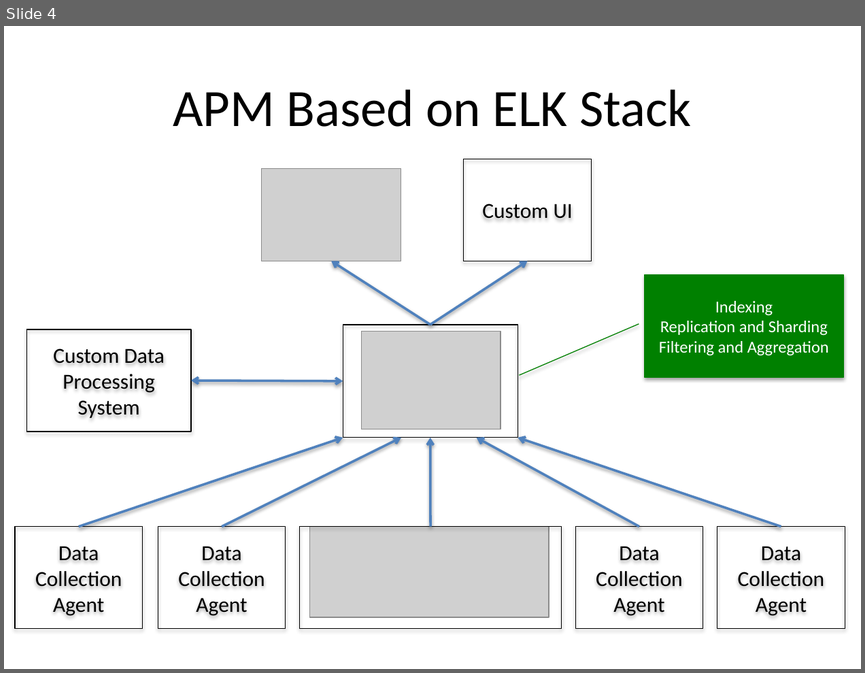
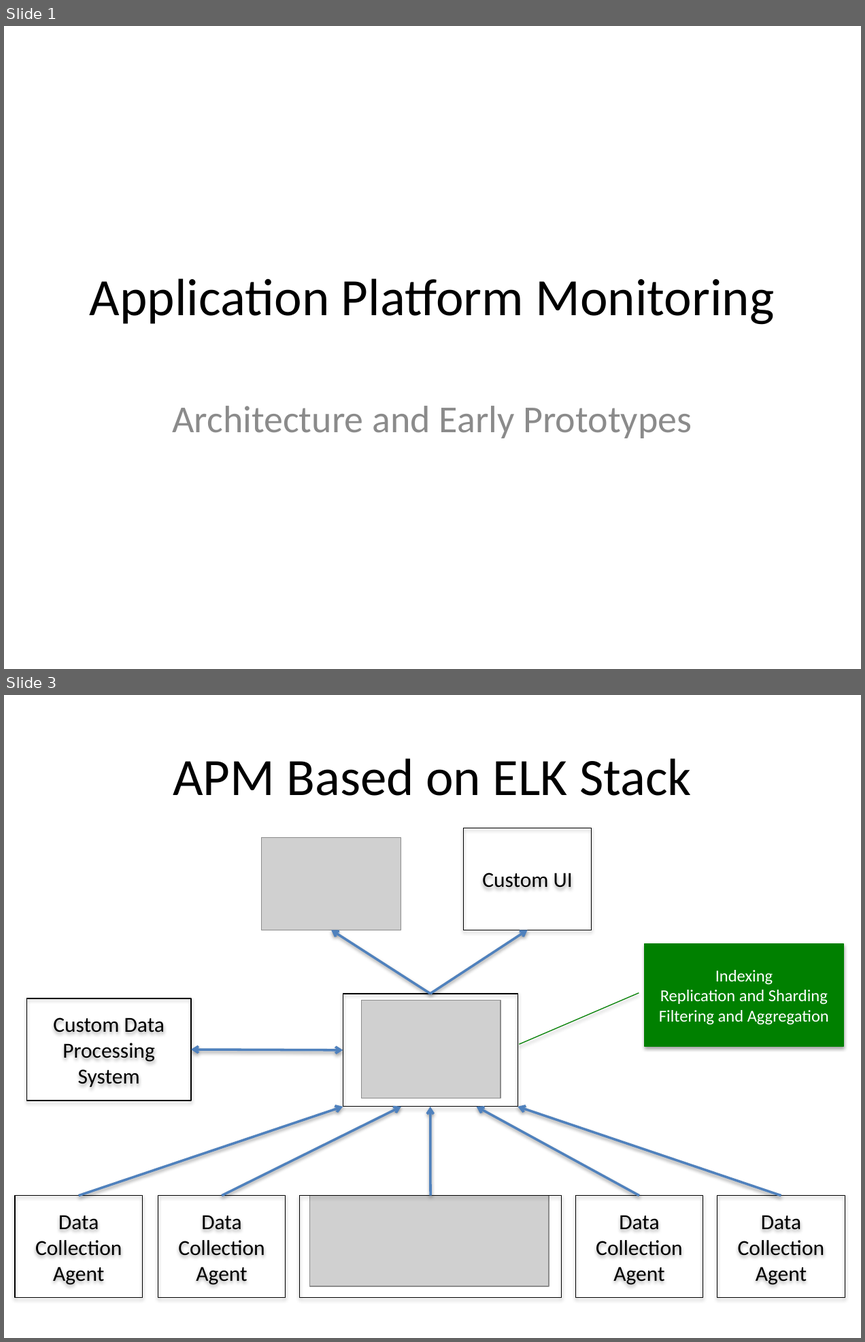
Before and after one commit to Dithn/eager-appscale, a slide deck: Eager/elk-experiment/Huawei_Presentation_1.pptx. Shown one above the other, each under a label of ours: slide 4 before the commit, slides 1 and 3 after it; the slides between them are not shown. The pictures are 865x673 and 865x1342 pixels, drawn with LibreOffice and Linux fonts; fonts in the diff are those of the drawing; grey boxes stand for pictures. Boxes give left, top, right and bottom in pixels: in the first picture for what was removed or moved away, otherwise in the second. Text is boxed around its words. In the diff, an @@ line names an element or a change of style, - is before the commit and + after.

```diff
--- a/Eager/elk-experiment/Huawei_Presentation_1.pptx
+++ b/Eager/elk-experiment/Huawei_Presentation_1.pptx
@@ slide 1 added at [4,26,861,669], background #FFFFFF @@
@@ title added at [90,278,774,325], 44 pt, text #000000 @@
+Application Platform Monitoring
@@ subtitle added at [172,405,691,438], 32 pt, text #8C8C8C @@
+Architecture and Early Prototypes
@@ what was slide 4 is now slide 3 @@
```
Also in this commit, not shown: 2 slides changed, 3 other slides added, 2 slides removed.
